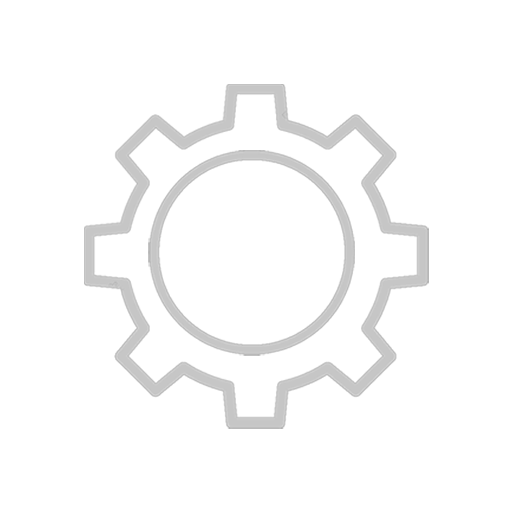
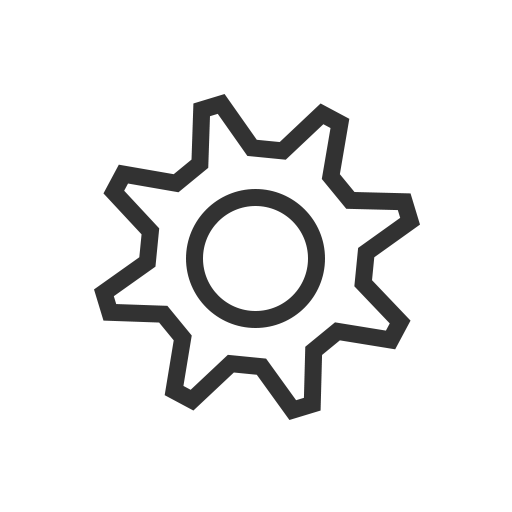
Revision of a layered (512, 512) image; what changed, layer by layer:
removed layer "图层 2" over <box>148,150,355,356</box>
removed layer "图层 1" over <box>84,84,429,429</box>
added layer "椭圆 1" over <box>94,94,420,420</box>
